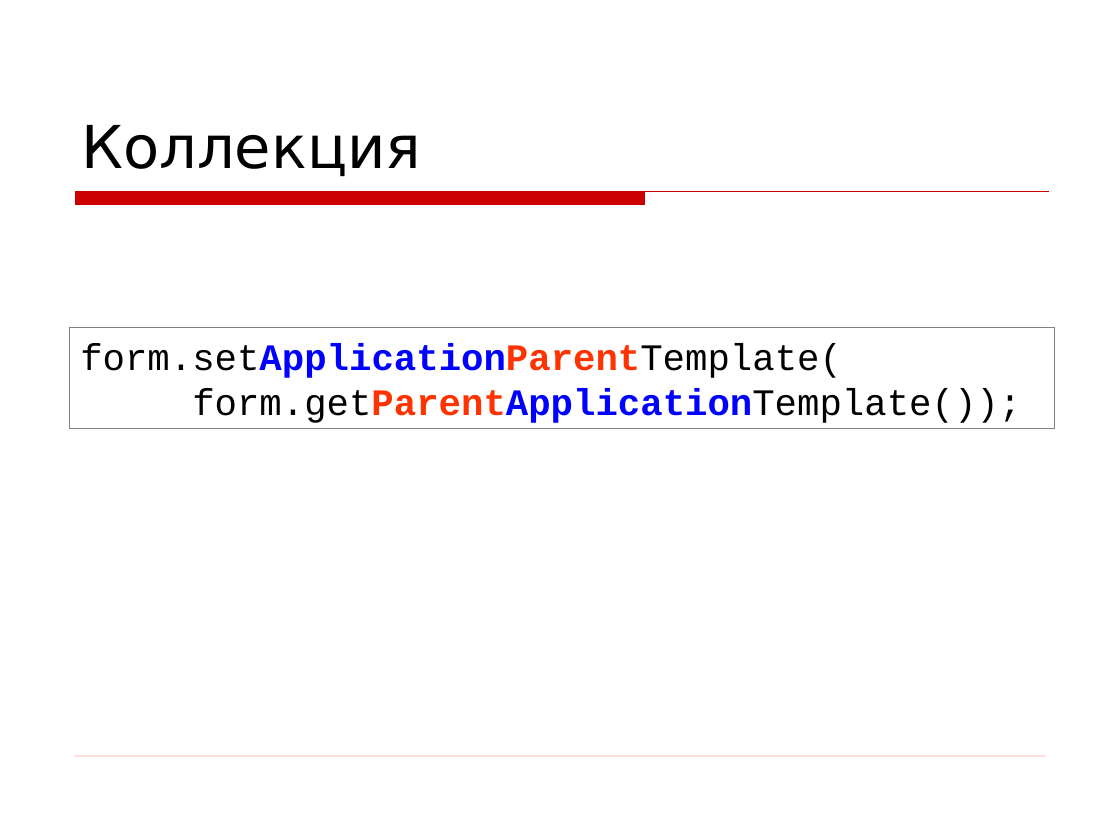
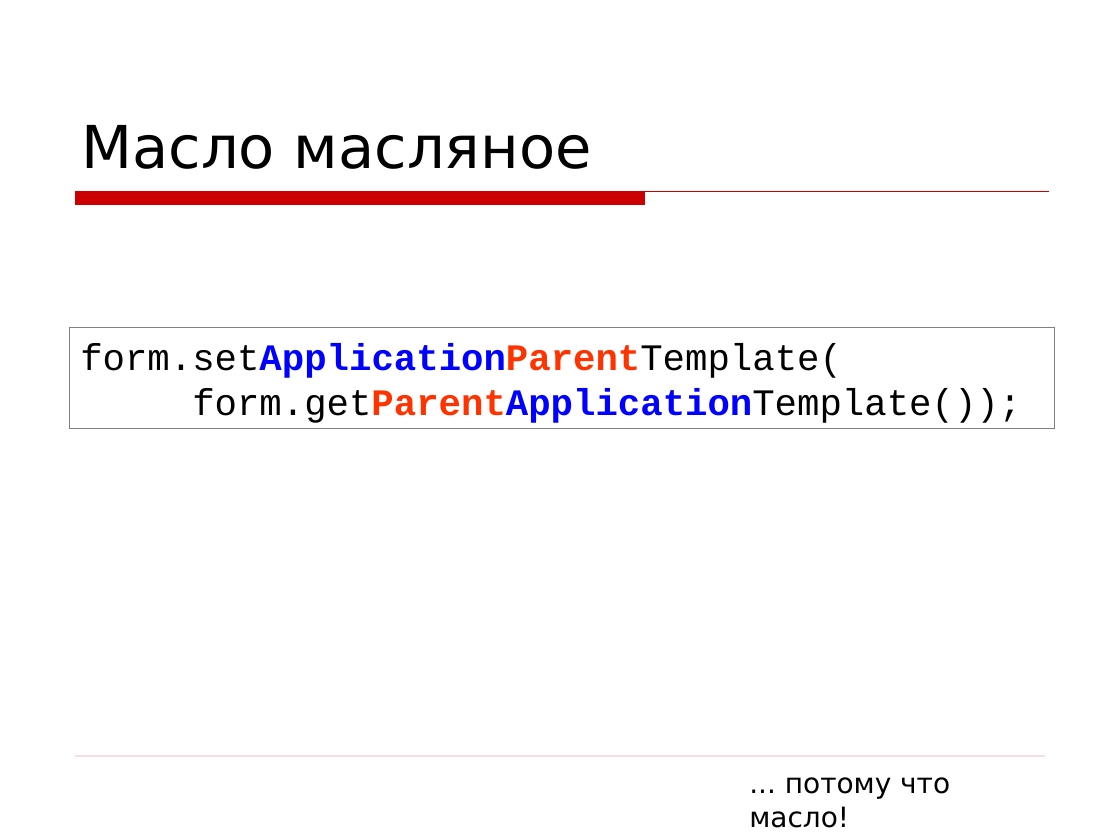
Before and after one commit to asolntsev/presentations, a slide deck: slide 18 of wtf-code/WTF_code.devclub.ru.ppt (slide 20 before the commit). Drawn at 1120x840 pixels with LibreOffice and Linux fonts; fonts in the diff are those of the drawing; background and template pictures are left out. Boxes give left, top, right and bottom in pixels: in the first picture for what was removed or moved away, otherwise in the second. Text is boxed around its words. In the diff, an @@ line names an element or a change of style, - is before the commit and + after.

```diff
--- a/wtf-code/WTF_code.devclub.ru.ppt
+++ b/wtf-code/WTF_code.devclub.ru.ppt
@@ title at bbox=[81, 125, 592, 169]: text changed @@
-Коллекция
+Масло масляное
@@ text added at bbox=[749, 777, 950, 828], 18 pt, text #000000 @@
+... потому что масло!
```
Also in this commit, not shown: 12 other slides changed, 5 slides added, 3 slides removed.
